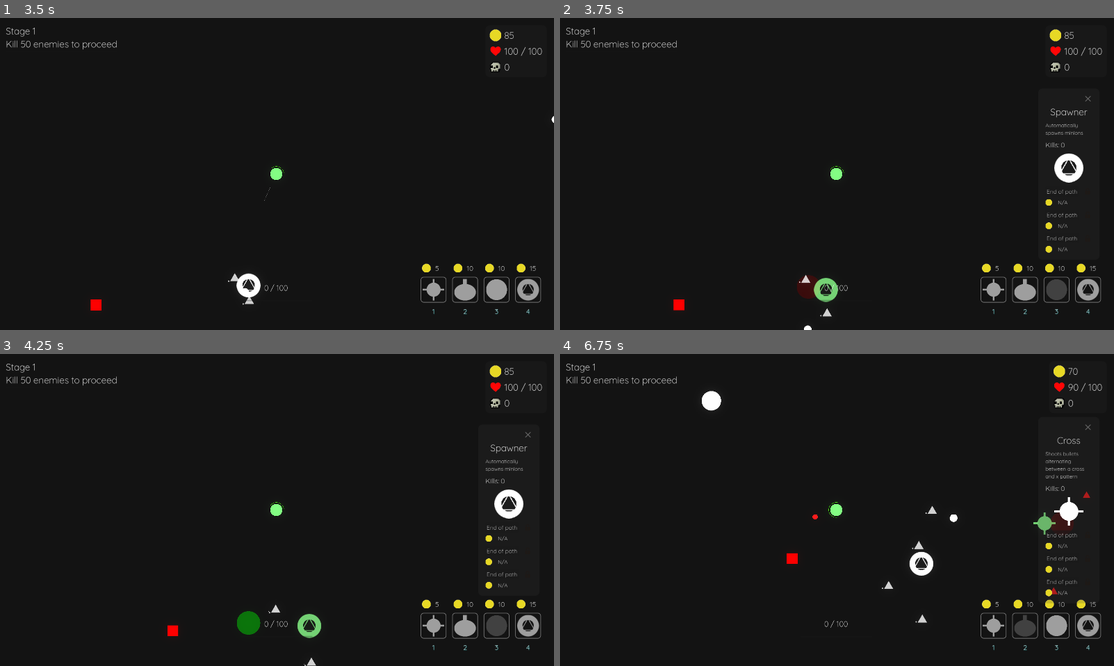
Above: before the commit, frames 1-4 (two rows, left to right).
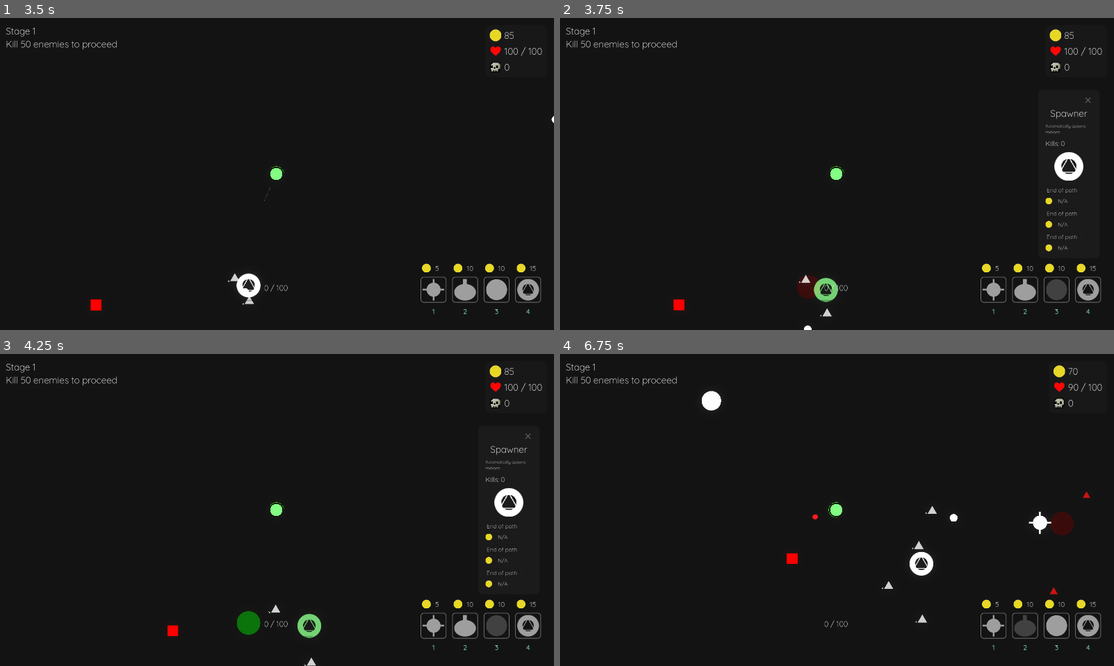
Above: after the commit, the same moments.

Repository: aiden10/towertide
Game: Godot game, scene res://Arena/arena.tscn
Two runs of this game, one before a commit and one after it. Both use one fixed random seed, a clock stepped at 60 frames per second and the inputs below.
Inputs (mouse positions are in pixels of both pictures, inside the frame that each line leads up to):
- Up to frame 1 (3.5 s): tap Enter at 0.5 s; move the mouse to (398, 158) at 0.52 s; press the mouse at (398, 158) at 0.53 s; hold D (right) 0.53-1.28 s; move the mouse to (166, 189) at 1.27 s; release the mouse at (166, 189) at 1.28 s; hold S (down) 1.28-2.03 s; tap 1 (place_tower1) at 1.35 s; move the mouse to (332, 105) at 2.02 s; hold D (right) 2.03-2.78 s; tap 2 (place_tower2) at 2.1 s; move the mouse to (249, 236) at 2.77 s; hold W (up) from 2.78 s (still down); tap 4 (place_tower3) at 2.85 s; click (249, 236) at 2.92 s
- Up to frame 2 (3.75 s): move the mouse to (809, 286) at 3.52 s; release W (up) at 3.53 s; hold A (left) from 3.53 s (still down); tap 3 (place_tower4) at 3.6 s; click (809, 286) at 3.67 s
- Up to frame 3 (4.25 s): keep holding A (left)
- Up to frame 4 (6.75 s): move the mouse to (670, 463) at 4.27 s; click (670, 463) at 4.35 s; move the mouse to (726, 463) at 5.02 s; release A (left) at 5.03 s; hold S (down) 5.03-5.75 s; tap 1 (place_tower1) at 5.1 s; click (726, 463) at 5.17 s; click "End of path" (after the commit: "Gold Dispenser") at 5.75 s; move the mouse to (1064, 522) at 6.52 s; hold D (right) from 6.53 s (still down); tap 2 (place_tower2) at 6.6 s; click (1064, 522) at 6.67 s

Frame 1 is identical in both runs. In frame 2, 0.5% of the frame differs, in the area x 87-96%, y 24-76%; in frame 3, 0.5%; in frame 4, 0.8%, in the area x 70-97%, y 22-80%.

Commit message:
added gold dispenser tower

Diff:
--- a/Overlay/overlay.gd
+++ b/Overlay/overlay.gd
@@ -8,6 +8,7 @@
 @onready var xp_label: Label = $CanvasLayer/XPContainer/VBoxContainer/XPLabel
 @onready var xp_bar: ProgressBar = $CanvasLayer/XPContainer/VBoxContainer/XPBar
 
+@onready var cross_container: VBoxContainer = $CanvasLayer/TowersContainer/HBoxContainer/CrossContainer
 @onready var cross_cost_label: Label = $CanvasLayer/TowersContainer/HBoxContainer/CrossContainer/HBoxContainer/CrossCostLabel
 @onready var key_label1: Label = $CanvasLayer/TowersContainer/HBoxContainer/CrossContainer/KeyLabel1
 @onready var cross_image: TextureRect = $CanvasLayer/TowersContainer/HBoxContainer/CrossContainer/PanelContainer/CrossImage
@@ -16,10 +17,12 @@
 @onready var key_label2: Label = $CanvasLayer/TowersContainer/HBoxContainer/SentryContainer/KeyLabel2
 @onready var sentry_image: TextureRect = $CanvasLayer/TowersContainer/HBoxContainer/SentryContainer/PanelContainer/SentryImage
 
+@onready var spawner_container: VBoxContainer = $CanvasLayer/TowersContainer/HBoxContainer/SpawnerContainer
 @onready var spawner_cost_label: Label = $CanvasLayer/TowersContainer/HBoxContainer/SpawnerContainer/HBoxContainer/SpawnerCostLabel
 @onready var key_label3: Label = $CanvasLayer/TowersContainer/HBoxContainer/SpawnerContainer/KeyLabel3
 @onready var spawner_image: TextureRect = $CanvasLayer/TowersContainer/HBoxContainer/SpawnerContainer/PanelContainer/SpawnerImage
 
+@onready var blank_container: VBoxContainer = $CanvasLayer/TowersContainer/HBoxContainer/BlankContainer
 @onready var blank_cost_label: Label = $CanvasLayer/TowersContainer/HBoxContainer/BlankContainer/HBoxContainer/BlankCostLabel
 @onready var key_label4: Label = $CanvasLayer/TowersContainer/HBoxContainer/BlankContainer/KeyLabel4
 @onready var blank_image: TextureRect = $CanvasLayer/TowersContainer/HBoxContainer/BlankContainer/PanelContainer/BlankImage
--- a/Overlay/upgrade_menu/UpgradeMenu.tscn
+++ b/Overlay/upgrade_menu/UpgradeMenu.tscn
@@ -56,7 +56,7 @@
 
 [node name="TowerDescription" type="Label" parent="PanelContainer/VBoxContainer"]
 layout_mode = 2
-theme_override_font_sizes/font_size = 18
+theme_override_font_sizes/font_size = 14
 text = "Description here"
 autowrap_mode = 3
 
--- a/autoloads/constants/towers.gd
+++ b/autoloads/constants/towers.gd
@@ -4,7 +4,7 @@
 const CROSS_NAME: String = "Cross"
 const CROSS_DESCRIPTION: String = "Shoots bullets alternating between a cross and x pattern"
 const CROSS_COOLDOWN: float = 2.5
-const CROSS_SPEED_PERCENTAGE: float = 0.5
+const CROSS_SPEED_PERCENTAGE: float = 0.75
 const CROSS_DAMAGE_PERCENTAGE: float = 0.5
 var CROSS_IMAGE: Texture = load("res://sprites/towers/cross/f1.png")
 const CROSS_SCENE_PATH: String = "res://towers/cross/CrossTower.tscn"
@@ -13,7 +13,7 @@
 const SENTRY_NAME: String = "Sentry"
 const SENTRY_DESCRIPTION: String = "Automatically tracks and shoots enemies"
 const SENTRY_COOLDOWN: float = 1.25
-const SENTRY_SPEED_PERCENTAGE: float = 0.8
+const SENTRY_SPEED_PERCENTAGE: float = 1
 const SENTRY_DAMAGE_PERCENTAGE: float = 0.4
 var SENTRY_IMAGE: Texture = load("res://sprites/towers/sentry/sentry.png")
 const SENTRY_SCENE_PATH: String = "res://towers/sentry/SentryTower.tscn"
@@ -29,11 +29,18 @@
 var SPAWNER_IMAGE: Texture = load("res://sprites/towers/spawner/spawner.png")
 const SPAWNER_SCENE_PATH: String = "res://towers/spawner/SpawnerTower.tscn"
 
-const BLANK_SCENE_PATH: String = "res://towers/blank/BlankTower.tscn"
 const BLANK_COST: int = 10
 const BLANK_NAME: String = "Blank"
 const BLANK_DESCRIPTION: String = "Does nothing"
 var BLANK_IMAGE: Texture = load("res://sprites/player/white.png")
+const BLANK_SCENE_PATH: String = "res://towers/blank/BlankTower.tscn"
+
+const GOLD_DISPENSER_NAME: String = "Gold Dispenser"
+const GOLD_DISPENSER_COST: int = 10
+const GOLD_DISPENSER_COOLDOWN: float = 15
+const GOLD_DISPENSER_DESCRIPTION: String = "Dispenses gold"
+var GOLD_DISPENSER_IMAGE: Texture = load("res://sprites/towers/blank/economy/gold_dispenser.png")
+const GOLD_DISPENSER_SCENE_PATH: String = "res://towers/blank/economy/GoldDispenserTower.tscn"
 
 const PYLON_NAME: String = "Pylon"
 const PYLON_DESCRIPTION: String = "Creates an electric fence between pylons"
--- a/autoloads/scenes.gd
+++ b/autoloads/scenes.gd
@@ -16,6 +16,7 @@
 var spawner_tower_scene: PackedScene = preload("res://towers/spawner/SpawnerTower.tscn")
 var blank_tower_scene: PackedScene = preload("res://towers/blank/BlankTower.tscn")
 var pylon_tower_scene: PackedScene = preload("res://towers/blank/pylon/PylonTower.tscn")
+var gold_dispenser_tower_scene: PackedScene = preload("res://towers/blank/economy/GoldDispenserTower.tscn")
 
 ## Stage one enemies
 var basic_shooter_scene: PackedScene = preload("res://enemies/stage1/BasicEnemy.tscn")
--- a/towers/blank/blank_tower.gd
+++ b/towers/blank/blank_tower.gd
@@ -6,6 +6,13 @@
 	cost = Towers.BLANK_COST
 	image = Towers.BLANK_IMAGE
 	scene_path = Towers.BLANK_SCENE_PATH
+
+	upgrade1_name = Towers.GOLD_DISPENSER_NAME
+	upgrade1_description = Towers.GOLD_DISPENSER_DESCRIPTION
+	upgrade1_price = Towers.GOLD_DISPENSER_COST
+	upgrade1_scene = Scenes.gold_dispenser_tower_scene
+
 	upgrade2_name = Towers.PYLON_NAME
+	upgrade2_description = Towers.PYLON_DESCRIPTION
 	upgrade2_price = Towers.PYLON_COST
 	upgrade2_scene = Scenes.pylon_tower_scene
--- /dev/null
+++ b/towers/blank/economy/GoldDispenserTower.tscn
@@ -0,0 +1,40 @@
+[gd_scene load_steps=7 format=3 uid="uid://bg3kspnnh0wiw"]
+
+[ext_resource type="Script" path="res://towers/blank/economy/gold_dispenser_tower.gd" id="1_qigi6"]
+[ext_resource type="Texture2D" uid="uid://c8dudx3hcnq0r" path="res://sprites/towers/blank/economy/gold_dispenser.png" id="2_uklhp"]
+[ext_resource type="Texture2D" uid="uid://bcdrfgq3elr05" path="res://sprites/overlay/gold.png" id="3_4l3f8"]
+[ext_resource type="Texture2D" uid="uid://drdxxh440gt62" path="res://sprites/player/health_circle.png" id="4_puon2"]
+
+[sub_resource type="CircleShape2D" id="CircleShape2D_3x486"]
+radius = 42.0
+
+[sub_resource type="CircleShape2D" id="CircleShape2D_ijbr4"]
+radius = 79.0569
+
+[node name="GoldDispenser" type="Area2D"]
+script = ExtResource("1_qigi6")
+
+[node name="SelectHitbox" type="CollisionShape2D" parent="."]
+visible = false
+shape = SubResource("CircleShape2D_3x486")
+
+[node name="Sprite" type="Sprite2D" parent="."]
+position = Vector2(0, 1)
+scale = Vector2(0.3, 0.3)
+texture = ExtResource("2_uklhp")
+
+[node name="CoreSprite" type="Sprite2D" parent="."]
+position = Vector2(3.55271e-15, 1.19209e-07)
+scale = Vector2(0.31, 0.31)
+texture = ExtResource("3_4l3f8")
+
+[node name="RingSprite" type="Sprite2D" parent="."]
+modulate = Color(2, 2, 1, 1)
+scale = Vector2(0.15, 0.15)
+texture = ExtResource("4_puon2")
+
+[node name="PlacementRadius" type="Area2D" parent="."]
+visible = false
+
+[node name="PlacementHitbox" type="CollisionShape2D" parent="PlacementRadius"]
+shape = SubResource("CircleShape2D_ijbr4")
--- /dev/null
+++ b/towers/blank/economy/gold_dispenser_tower.gd
@@ -0,0 +1,49 @@
+extends Tower
+
+@onready var core_sprite: Sprite2D = $CoreSprite
+@onready var ring_sprite: Sprite2D = $RingSprite
+
+var gold_scene: PackedScene = Scenes.gold_scene
+var rotation_radius: float = 55
+var original_ring_position: Vector2
+var core_alpha = 0
+
+func _init() -> void:
+	super()
+	tower_name = Towers.GOLD_DISPENSER_NAME
+	description = Towers.GOLD_DISPENSER_DESCRIPTION
+	cost = Towers.GOLD_DISPENSER_COST
+	cooldown = Towers.GOLD_DISPENSER_COOLDOWN
+	image = Towers.GOLD_DISPENSER_IMAGE
+	scene_path = Towers.GOLD_DISPENSER_SCENE_PATH
+	shot_timer = cooldown * PlayerState.firerate
+
+func _ready() -> void:
+	original_ring_position = ring_sprite.position
+
+func _process(delta: float) -> void:
+	var effective_cooldown = cooldown * PlayerState.firerate
+
+	var progress = 1.0 - (shot_timer / effective_cooldown)
+	var core_alpha = int(progress * 255)
+	core_sprite.modulate = Color8(255, 255, 255, core_alpha)
+
+	shot_timer -= delta
+	if shot_timer <= 0:
+		shot_timer = effective_cooldown
+		dispense()
+
+	var angle = Time.get_ticks_msec() / (1000.0 * (effective_cooldown / 2))
+	ring_sprite.position.x = original_ring_position.x + cos(angle) * rotation_radius
+	ring_sprite.position.y = original_ring_position.y + sin(angle) * rotation_radius
+
+	ring_sprite.rotation = angle
+
+func dispense() -> void:
+	var gold = gold_scene.instantiate()
+	EventBus.arena_spawn.emit(gold)
+	gold.position = ring_sprite.global_position
+	var core_tween = create_tween()
+	core_tween.tween_property(ring_sprite, "modulate", Color8(510, 510, 0, 200), 0.25)
+	core_tween.tween_property(ring_sprite, "modulate", Color8(255, 255, 255, 255), 0.25)
+	Utils.spawn_hit_effect(Color8(510, 255, 0, 255), core_sprite.global_position, 5)
--- a/towers/tower.gd
+++ b/towers/tower.gd
@@ -15,6 +15,10 @@
 var upgrade1_name: String
 var upgrade2_name: String
 var upgrade3_name: String
+
+var upgrade1_description: String
+var upgrade2_description: String
+var upgrade3_description: String
 
 var upgrade1_price: int
 var upgrade2_price: int
Binary file added: sprites/towers/blank/economy/gold_dispenser.png
Not shown, added: sprites/towers/blank/economy/gold_dispenser.png.import
Not shown, changed: todo.txt
